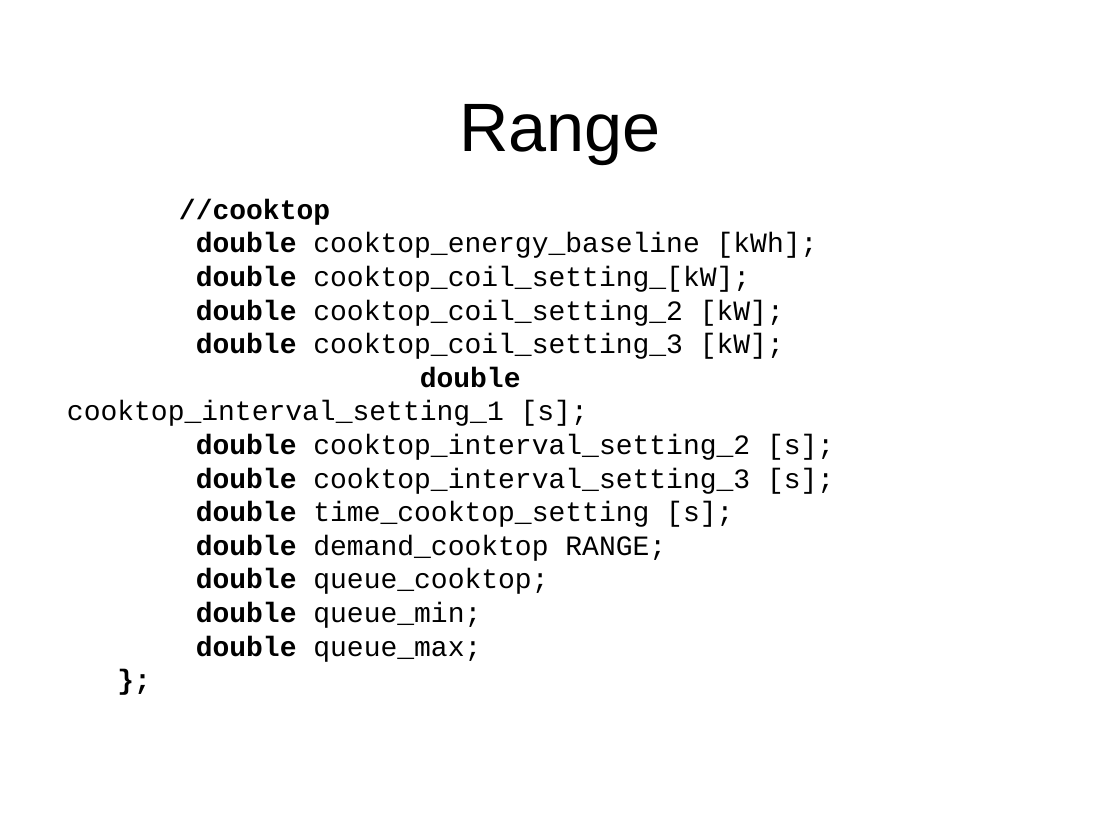
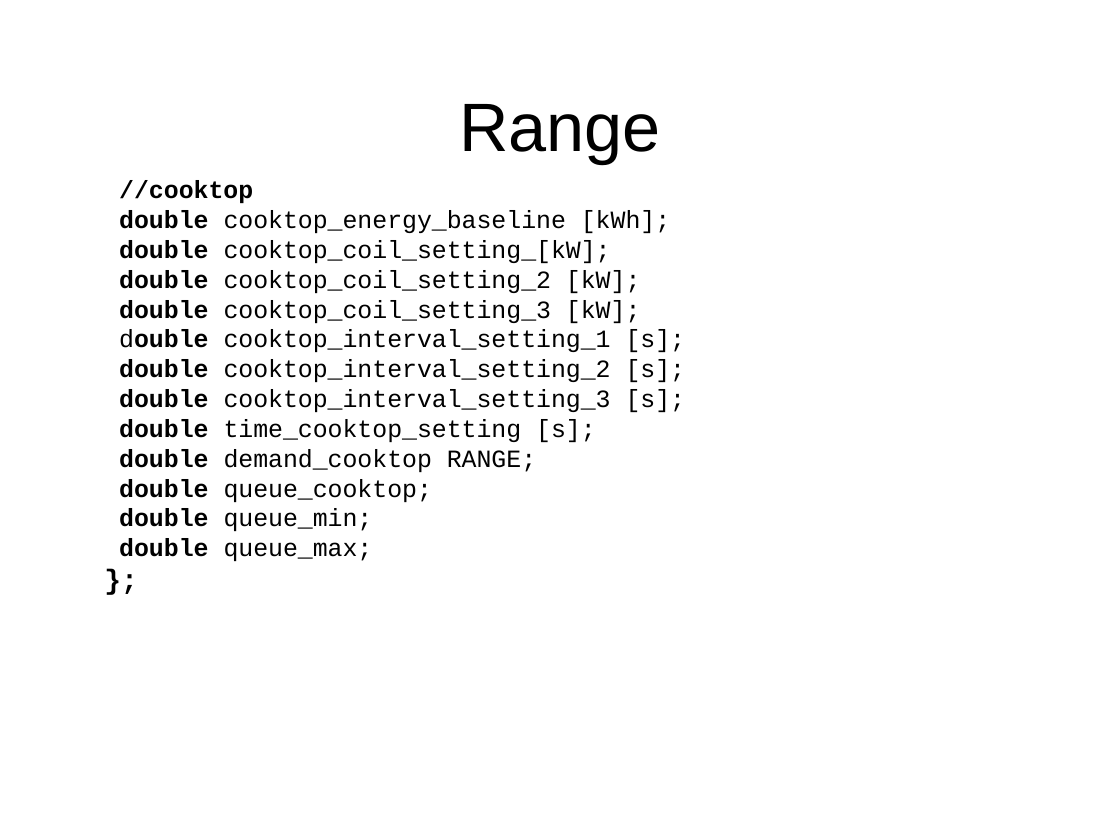
Before and after one commit to gridlab-d/course, a slide deck: slide 30 of ThreeDayCourse_v22/Day2/3.2 - Residential.ppt. Drawn at 1120x840 pixels with LibreOffice and Linux fonts; fonts in the diff are those of the drawing; background and template pictures are left out. Boxes give left, top, right and bottom in pixels: in the first picture for what was removed or moved away, otherwise in the second. Text is boxed around its words. In the diff, an @@ line names an element or a change of style, - is before the commit and + after.

Commit message:
Made some formatting changes to maintain consistency throughout the presentation

```diff
--- a/ThreeDayCourse_v22/Day2/3.2 - Residential.ppt
+++ b/ThreeDayCourse_v22/Day2/3.2 - Residential.ppt
@@ text "//cooktop" moved from (x1=67, y1=199, x2=834, y2=662) to (x1=119, y1=180, x2=686, y2=561) @@
@@ text at (x1=119, y1=180, x2=686, y2=561): size 18 to 16 pt in "//cooktop", "double cooktop_coil_setting_2 [kW];", "double cooktop_interval_setting_2 [s];", "double cooktop_interval_setting_3 [s];" and 5 more places @@
@@ text at (x1=119, y1=210, x2=670, y2=263): text changed; size 18 to 16 pt @@
-double cooktop_energy_baseline [kWh]; double cooktop_coil_setting_[kW];
+double cooktop_energy_baseline [kWh];
+double cooktop_coil_setting_[kW];
@@ text at (x1=119, y1=300, x2=686, y2=352): text changed; size 18 to 16 pt @@
-double cooktop_coil_setting_3 [kW]; double cooktop_interval_setting_1 [s];
+double cooktop_coil_setting_3 [kW];
+double cooktop_interval_setting_1 [s];
```
Also in this commit, not shown: 22 other slides changed.
